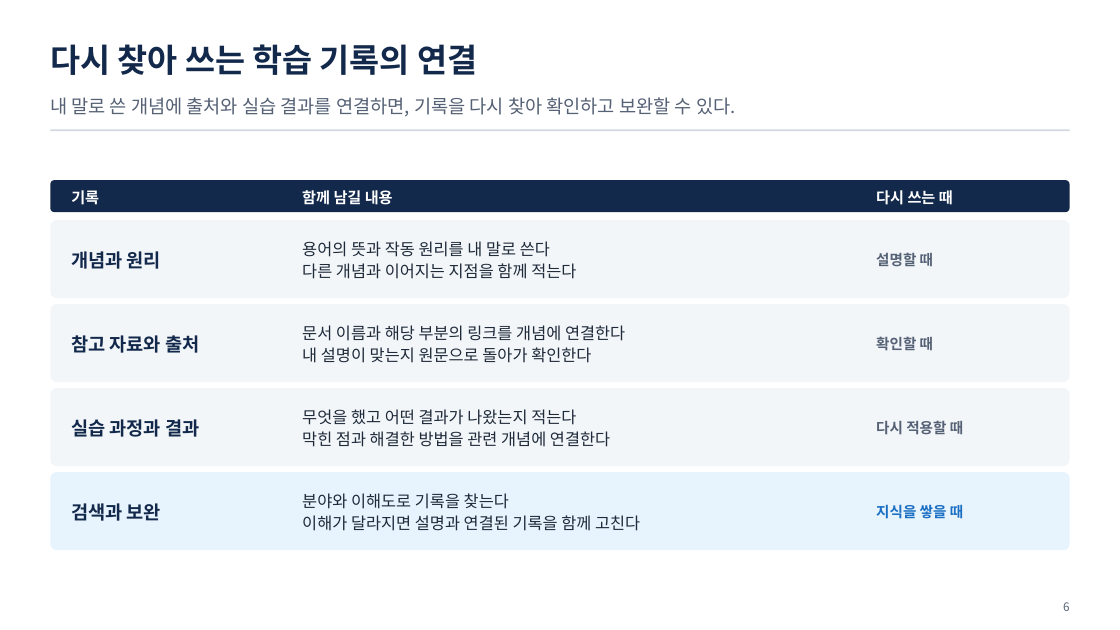
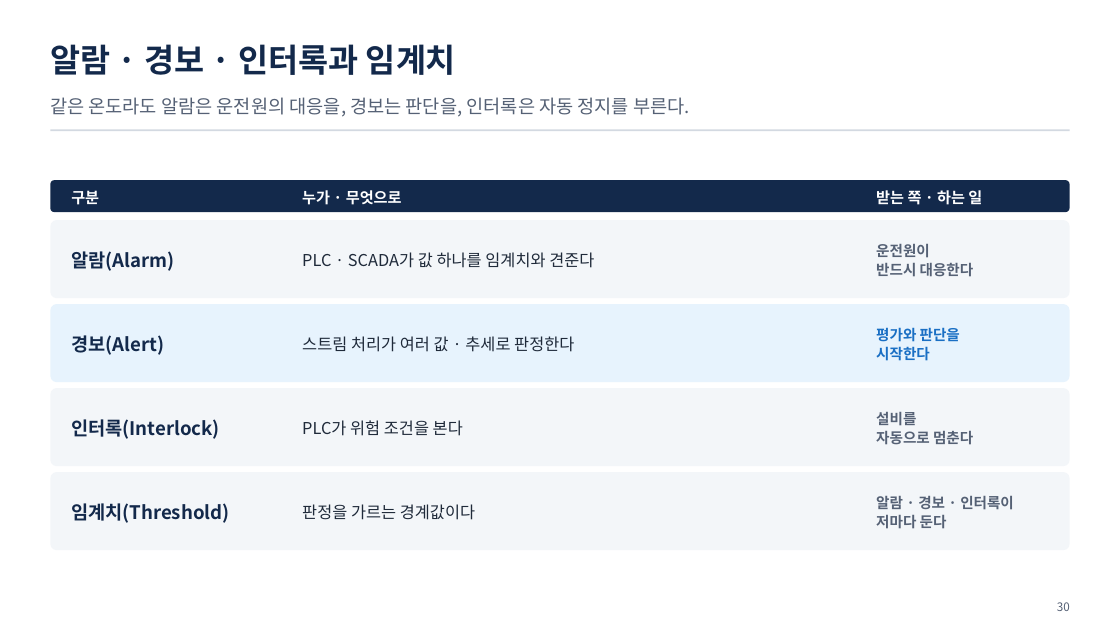
Before and after one commit to uengine-oss/hyd-iot-edu, a slide deck: slide 30 of workspace/강의제작/산출물/통합반/이론_오프라인/01회차/통합반_오프라인_01회차.pptx (slide 6 before the commit). Drawn at 1120x630 pixels with LibreOffice and Linux fonts; fonts in the diff are those of the drawing. Boxes give left, top, right and bottom in pixels: in the first picture for what was removed or moved away, otherwise in the second. Text is boxed around its words. In the diff, an @@ line names an element or a change of style, - is before the commit and + after.

Commit message:
1회차 현장 이론 덱(두 반 공통, 토요일 11/14) 새 온라인 74장 판으로 다시 조립: 66장(받는 온라인 본문 53장 모두 · 실습 장 8장 뺌 · 간지는 구분만 이론), 노트는 현장용(물음 · 화면 근거 · 되짚을 곳), 옛 판의 새 장 둘은 새 온라인 장이 맡아 없앰, 실전반 off01은 통합반 1회차 원고를 받음. 노트점검 0 · 겹침 0 · 낱말줄 0 · 대조 다른 장 0

```diff
--- a/workspace/강의제작/산출물/통합반/이론_오프라인/01회차/통합반_오프라인_01회차.pptx
+++ b/workspace/강의제작/산출물/통합반/이론_오프라인/01회차/통합반_오프라인_01회차.pptx
@@ text at bbox=[50, 44, 456, 75]: text changed @@
-다시 찾아 쓰는 학습 기록의 연결
+알람 · 경보 · 인터록과 임계치
@@ text at bbox=[50, 97, 690, 117]: text changed @@
-내 말로 쓴 개념에 출처와 실습 결과를 연결하면, 기록을 다시 찾아 확인하고 보완할 수 있다.
+같은 온도라도 알람은 운전원의 대응을, 경보는 판단을, 인터록은 자동 정지를 부른다.
@@ text at bbox=[71, 190, 99, 205]: text changed @@
-기록
+구분
@@ text at bbox=[302, 190, 402, 205]: text changed @@
-함께 남길 내용
+누가 · 무엇으로
@@ text at bbox=[876, 190, 982, 205]: text changed @@
-다시 쓰는 때
+받는 쪽 · 하는 일
@@ text at bbox=[71, 251, 174, 271]: text changed @@
-개념과 원리
+알람(Alarm)
@@ text at bbox=[302, 252, 594, 268]: text changed @@
-용어의 뜻과 작동 원리를 내 말로 쓴다
-다른 개념과 이어지는 지점을 함께 적는다
+PLC · SCADA가 값 하나를 임계치와 견준다
@@ text at bbox=[876, 244, 974, 277]: text changed @@
-설명할 때
+운전원이
+반드시 대응한다
@@ rounded rectangle at bbox=[50, 304, 1070, 382]: fill #F3F6F9 to #E7F3FD @@
@@ text at bbox=[876, 327, 960, 361]: text changed; text colour #556175 to #1A6FC4 @@
-확인할 때
+평가와 판단을
+시작한다
@@ text at bbox=[71, 335, 164, 355]: text changed @@
-참고 자료와 출처
+경보(Alert)
@@ text at bbox=[302, 336, 574, 352]: text changed @@
-문서 이름과 해당 부분의 링크를 개념에 연결한다
-내 설명이 맞는지 원문으로 돌아가 확인한다
+스트림 처리가 여러 값 · 추세로 판정한다
@@ text at bbox=[71, 419, 219, 439]: text changed @@
-실습 과정과 결과
+인터록(Interlock)
@@ text at bbox=[876, 412, 973, 445]: text changed @@
-다시 적용할 때
+설비를
+자동으로 멈춘다
@@ text at bbox=[302, 420, 463, 436]: text changed @@
-무엇을 했고 어떤 결과가 나왔는지 적는다
-막힌 점과 해결한 방법을 관련 개념에 연결한다
+PLC가 위험 조건을 본다
@@ rounded rectangle at bbox=[50, 472, 1070, 550]: fill #E7F3FD to #F3F6F9 @@
@@ text at bbox=[71, 503, 229, 523]: text changed @@
-검색과 보완
+임계치(Threshold)
@@ text at bbox=[302, 504, 475, 520]: text changed @@
-분야와 이해도로 기록을 찾는다
-이해가 달라지면 설명과 연결된 기록을 함께 고친다
+판정을 가르는 경계값이다
@@ text at bbox=[876, 496, 1014, 529]: text changed; text colour #1A6FC4 to #556175 @@
-지식을 쌓을 때
+알람 · 경보 · 인터록이
+저마다 둔다
@@ text at bbox=[1057, 602, 1070, 611]: text changed @@
-6
+30
```
Also in this commit, not shown: 24 other slides changed, 40 slides added, 20 slides removed, 8 other files.
